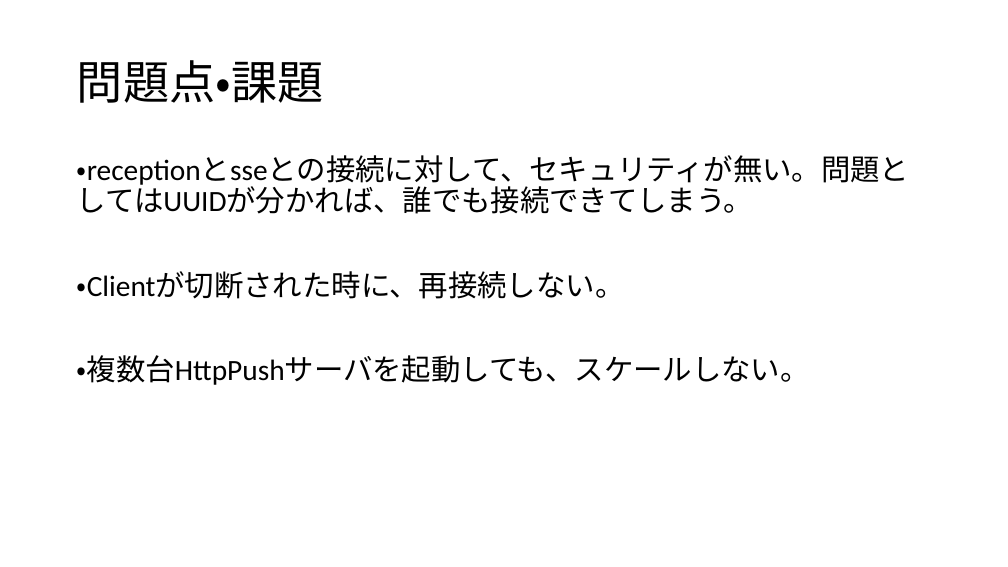
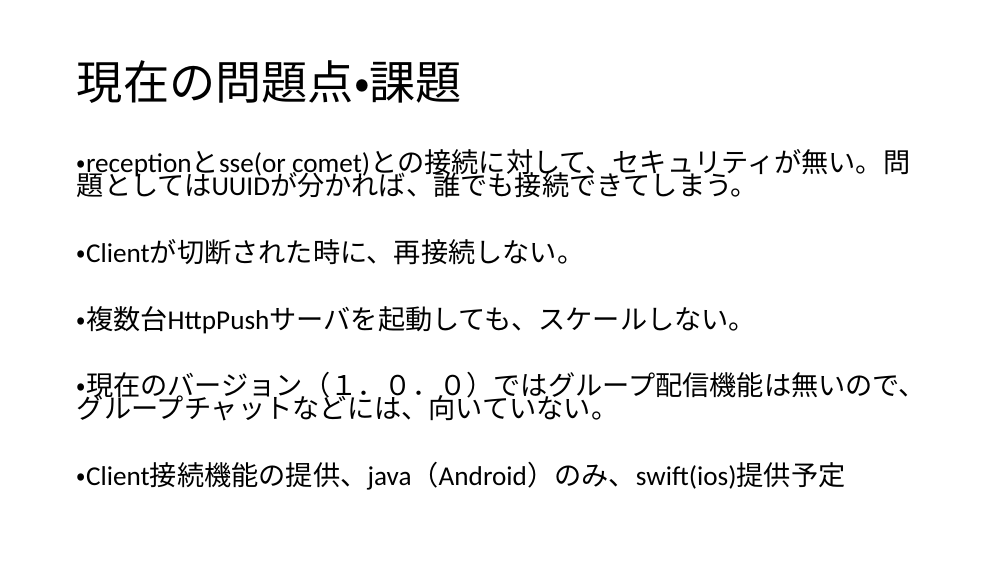
Before and after one commit to maachang/httpPush, a slide deck: slide 6 of doc/HttpPush説明.pptx. Drawn at 1008x567 pixels with LibreOffice and Linux fonts; fonts in the diff are those of the drawing. Boxes give left, top, right and bottom in pixels: in the first picture for what was removed or moved away, otherwise in the second. Text is boxed around its words. In the diff, an @@ line names an element or a change of style, - is before the commit and + after.

```diff
--- a/doc/HttpPush説明.pptx
+++ b/doc/HttpPush説明.pptx
@@ title at box(77, 60, 462, 103): text changed @@
-問題点・課題
+現在の問題点・課題
@@ text at box(77, 150, 910, 198): text changed; size 28 to 25.9 pt @@
-・receptionとsseとの接続に対して、セキュリティが無い。問題としてはUUIDが分かれば、誰でも接続できてしまう。
+・receptionとsse(or comet)との接続に対して、セキュリティが無い。問題としてはUUIDが分かれば、誰でも接続できてしまう。
@@ text at box(77, 239, 756, 334): size 28 to 25.9 pt in "・Clientが切断された時に、再接続しない。", "・複数台HttpPushサーバを起動しても、スケールしない。"; line spacing 0.9 to 0.7 @@
@@ text at box(77, 372, 926, 490): paragraphs added @@
+・現在のバージョン（１．０．０）ではグループ配信機能は無いので、グループチャットなどには、向いていない。
+・Client接続機能の提供、java（Android）のみ、swift(ios)提供予定
```
Also in this commit, not shown: 3 other slides changed, 2 slides added, 2 slides removed, 1 other file.
